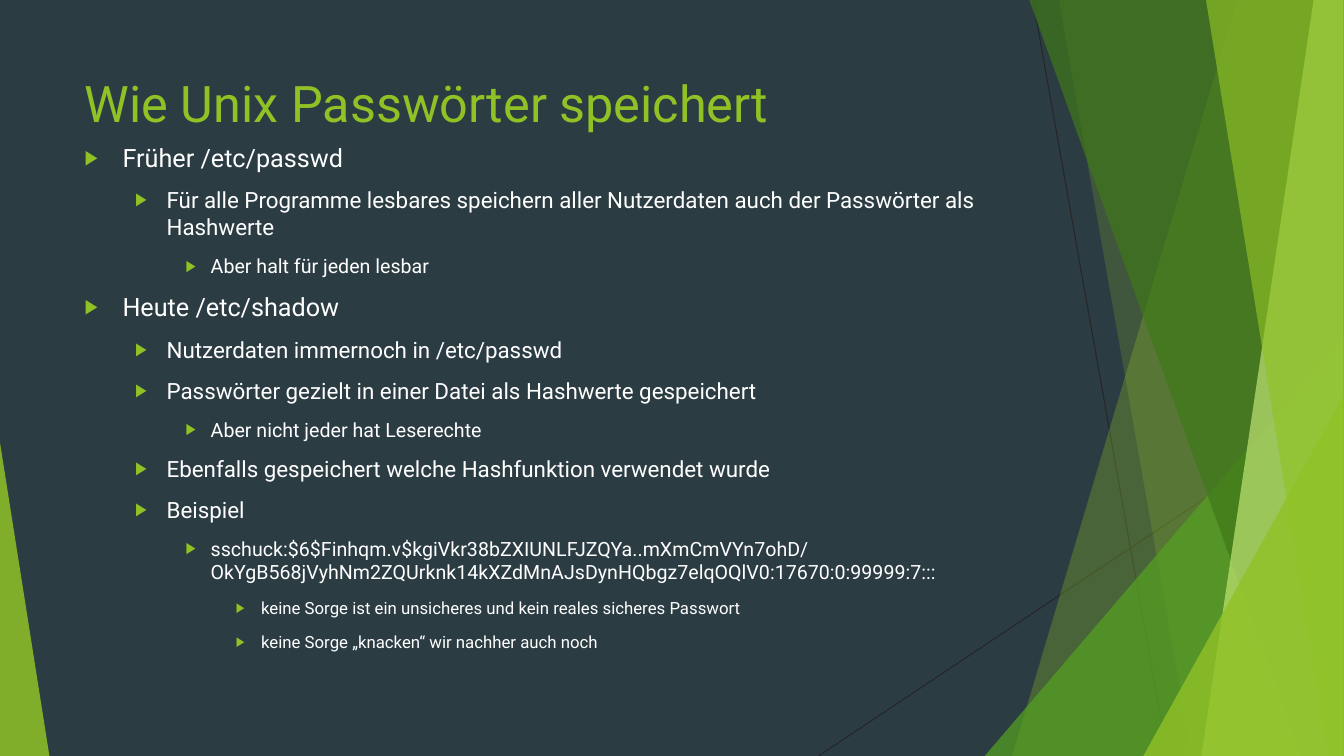
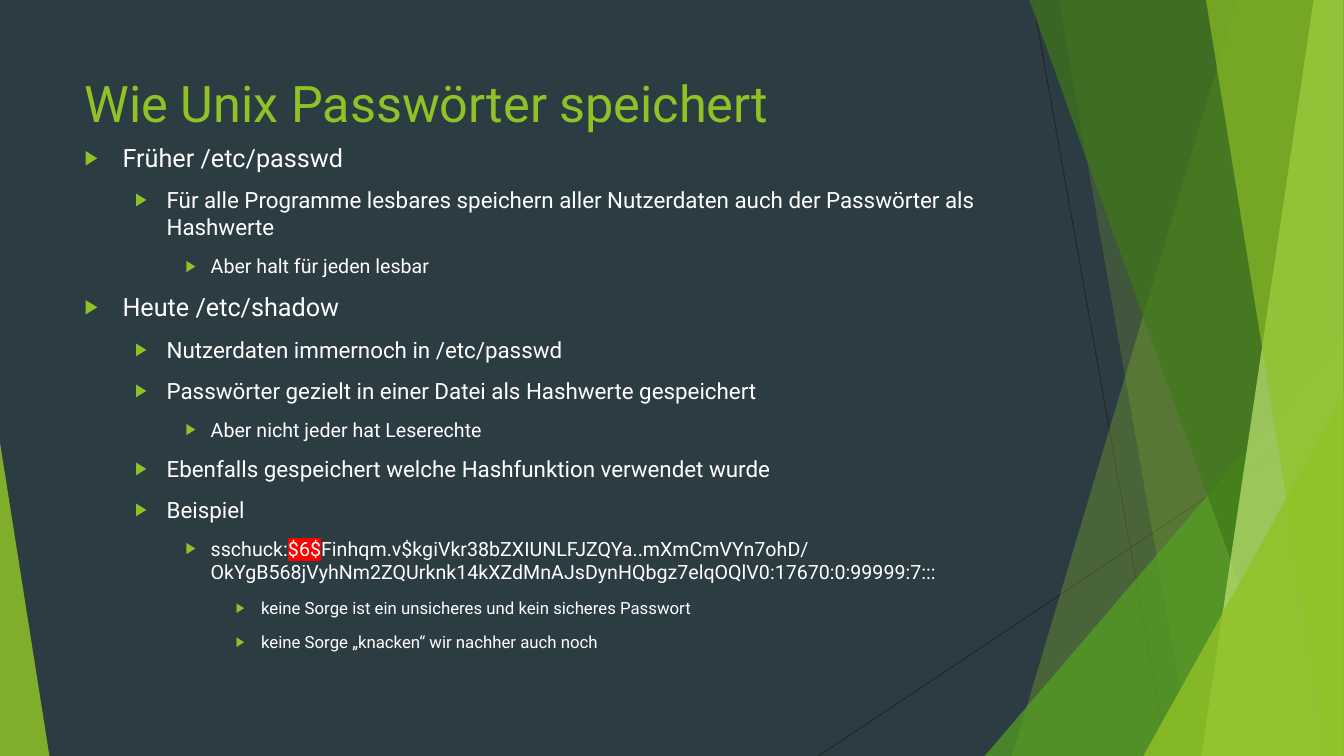
Before and after one commit to StefanSchuck/JohnTheRipperVortrag, a slide deck: slide 4 of Vortrag.pptx. Drawn at 1344x756 pixels with LibreOffice and Linux fonts; fonts in the diff are those of the drawing. Boxes give left, top, right and bottom in pixels: in the first picture for what was removed or moved away, otherwise in the second. Text is boxed around its words. In the diff, an @@ line names an element or a change of style, - is before the commit and + after.

```diff
--- a/Vortrag.pptx
+++ b/Vortrag.pptx
@@ text at (211,538,936,583): highlight none to #FF0000 in "sschuck:$6$Finhqm.v$kgiVkr38bZXIUNLFJZQYa..mXmCmVYn7ohD/OkYg ..." @@
@@ text at (261,601,691,618): text changed @@
-      ▶ keine Sorge ist ein unsicheres und kein reales sicheres Passwort
+      ▶ keine Sorge ist ein unsicheres und kein sicheres Passwort
```
Also in this commit, not shown: 8 other slides changed, 3 slides added, 5 slides removed.
